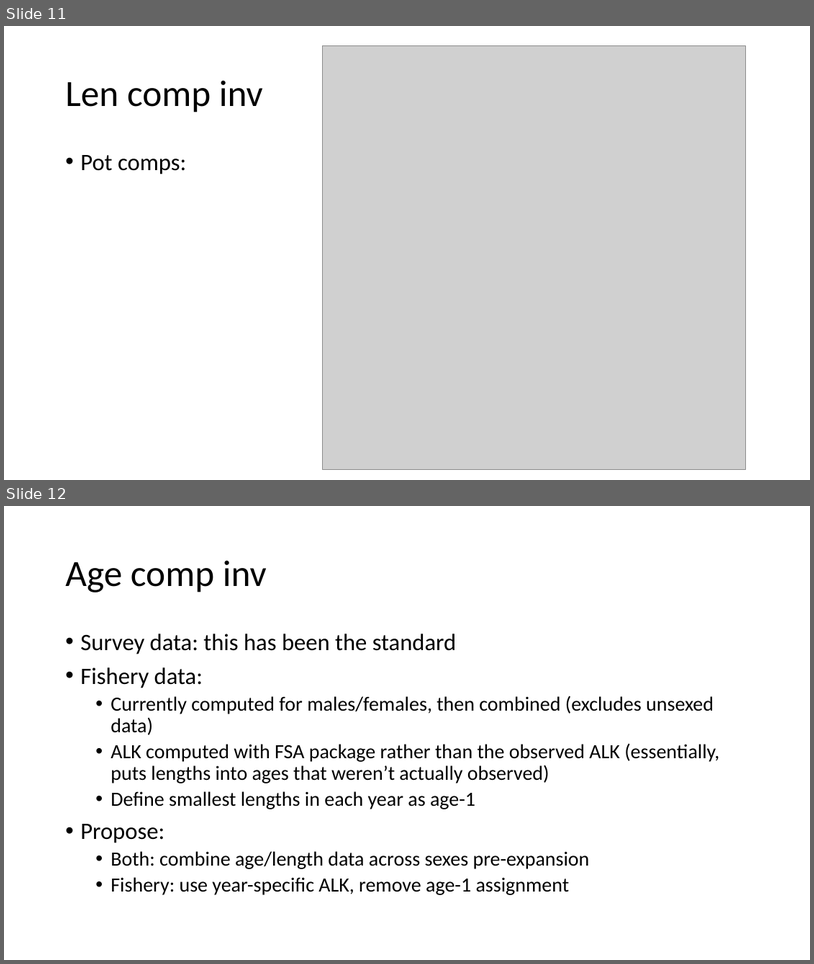
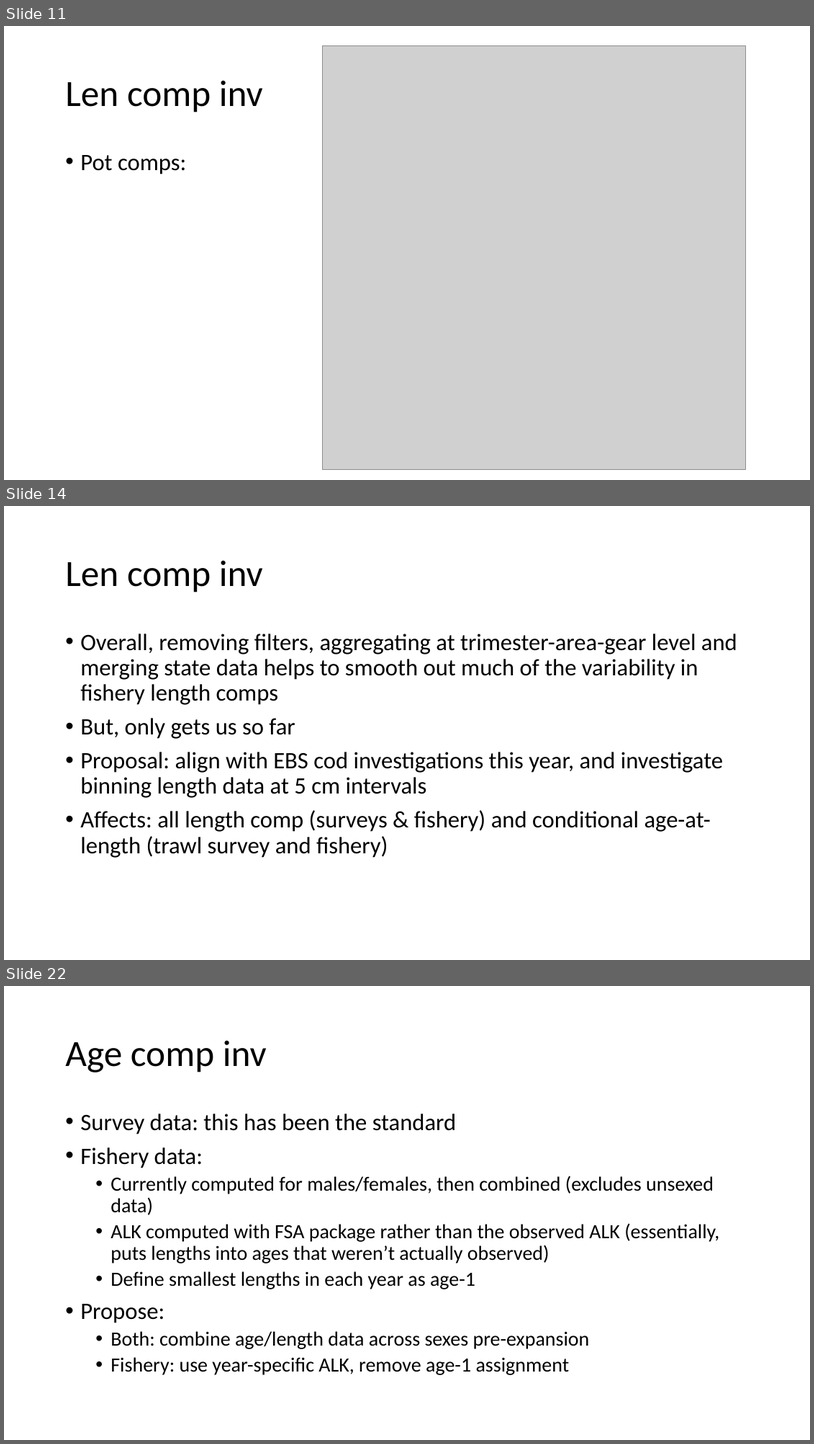
Before and after one commit to pete-hulson/goa_pcod, a slide deck: 2024/presentation/sept_pt/sept_pt_notes.pptx. Shown one above the other, each under a label of ours: slides 11 and 12 before the commit, slides 11, 14 and 22 after it; the slides between them are not shown. The pictures are 814x964 and 814x1444 pixels, drawn with LibreOffice and Linux fonts; fonts in the diff are those of the drawing; grey boxes stand for pictures. Boxes give left, top, right and bottom in pixels: in the first picture for what was removed or moved away, otherwise in the second. Text is boxed around its words. In the diff, an @@ line names an element or a change of style, - is before the commit and + after.

```diff
--- a/2024/presentation/sept_pt/sept_pt_notes.pptx
+++ b/2024/presentation/sept_pt/sept_pt_notes.pptx
@@ slide 14 added at [4, 506, 810, 960], background #FFFFFF @@
@@ title added at [65, 560, 263, 592], 44 pt, text #000000 @@
+Len comp inv
@@ text added at [80, 633, 738, 857], 28 pt, text #000000 @@
+• Overall, removing filters, aggregating at trimester-area-gear level and merging state data helps to smooth out much of the variability in fishery length comps
+• But, only gets us so far
+• Proposal: align with EBS cod investigations this year, and investigate binning length data at 5 cm intervals
+• Affects: all length comp (surveys & fishery) and conditional age-at-length (trawl survey and fishery)
@@ what was slide 12 is now slide 22 @@
```
Also in this commit, not shown: 9 other slides added, 3 other files.
